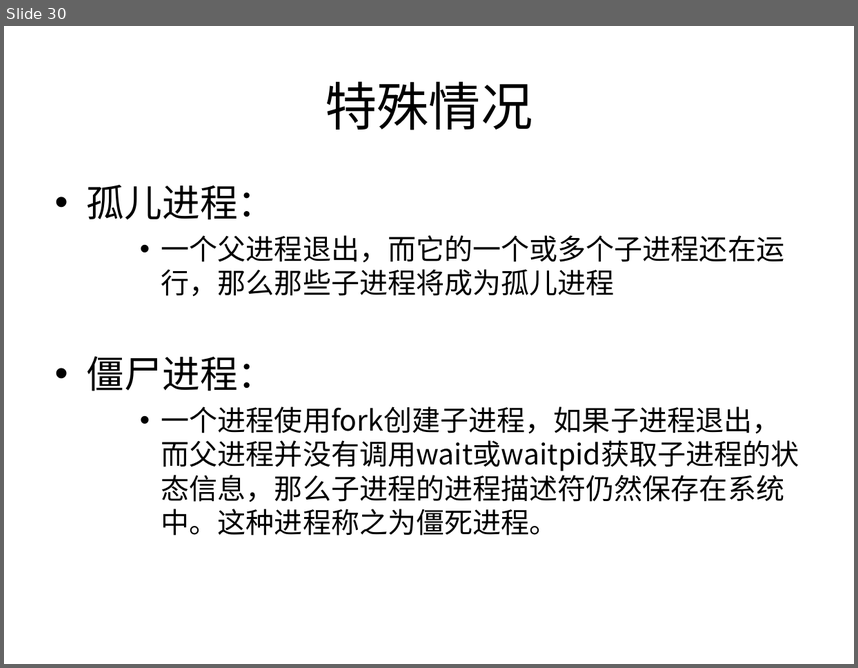
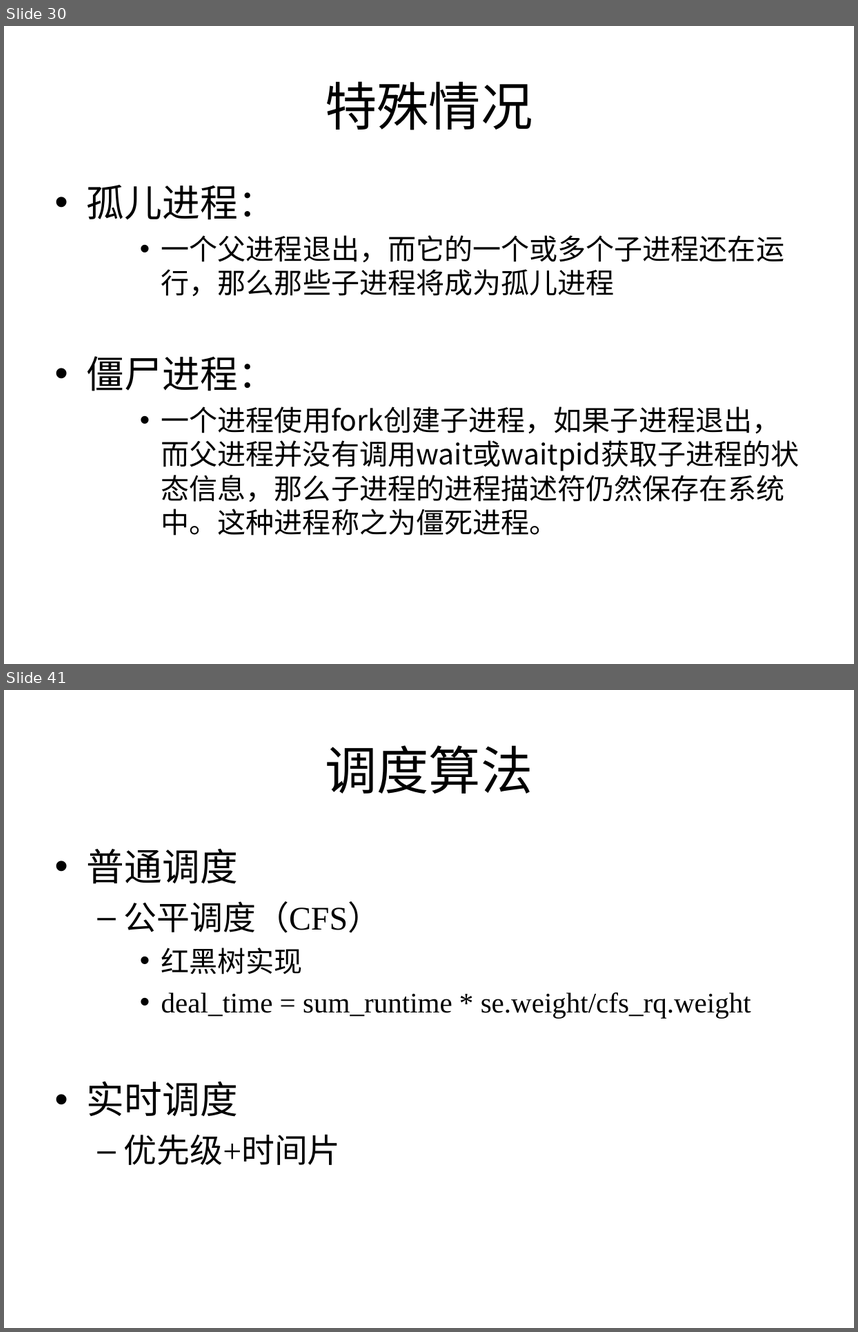
Before and after one commit to Winddoing/embedded_linux_notes, a slide deck: doc/进程调度/进程调度.ppt. Shown one above the other, each under a label of ours: slide 30 before the commit, slides 30 and 41 after it; the slides between them are not shown. The pictures are 858x668 and 858x1332 pixels, drawn with LibreOffice and Linux fonts; fonts in the diff are those of the drawing. Boxes give left, top, right and bottom in pixels: in the first picture for what was removed or moved away, otherwise in the second. Text is boxed around its words. In the diff, an @@ line names an element or a change of style, - is before the commit and + after.

```diff
--- a/doc/进程调度/进程调度.ppt
+++ b/doc/进程调度/进程调度.ppt
@@ slide 41 added at (x1=4, y1=690, x2=854, y2=1328), background #FFFFFF @@
@@ title added at (x1=325, y1=745, x2=533, y2=793), 44 pt, text #000000 @@
+调度算法
@@ text added at (x1=87, y1=849, x2=751, y2=1165), 24 pt, text #000000 @@
+• 普通调度
+  – 公平调度（CFS）
+    • 红黑树实现
+    • deal_time = sum_runtime * se.weight/cfs_rq.weight
+• 实时调度
+  – 优先级+时间片
```
Also in this commit, not shown: 3 slides changed, 13 other slides added, 1 other file.
